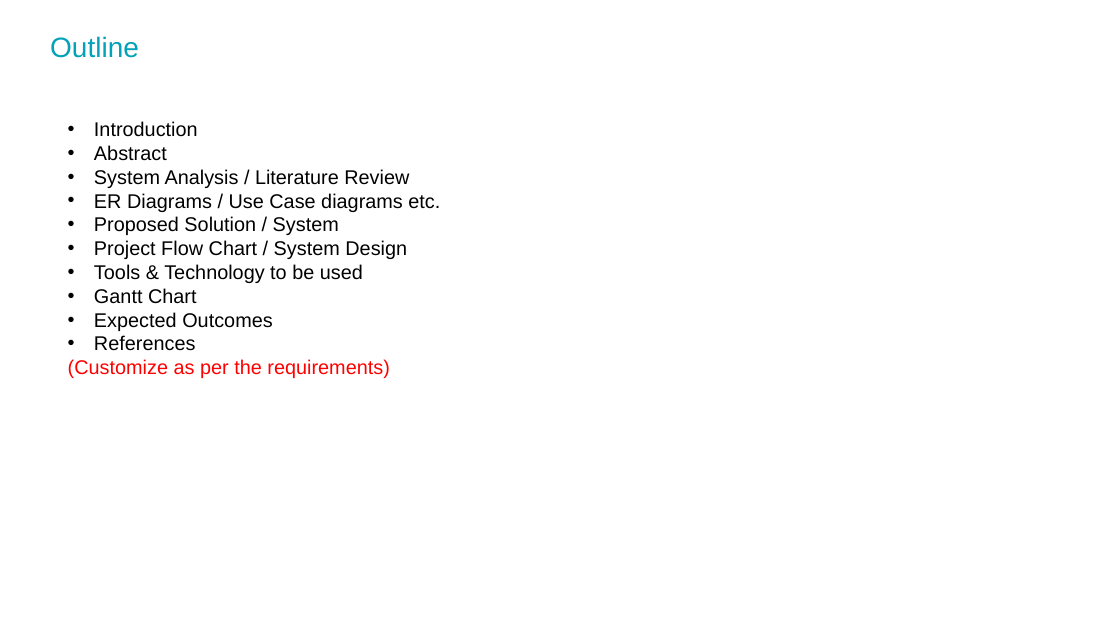
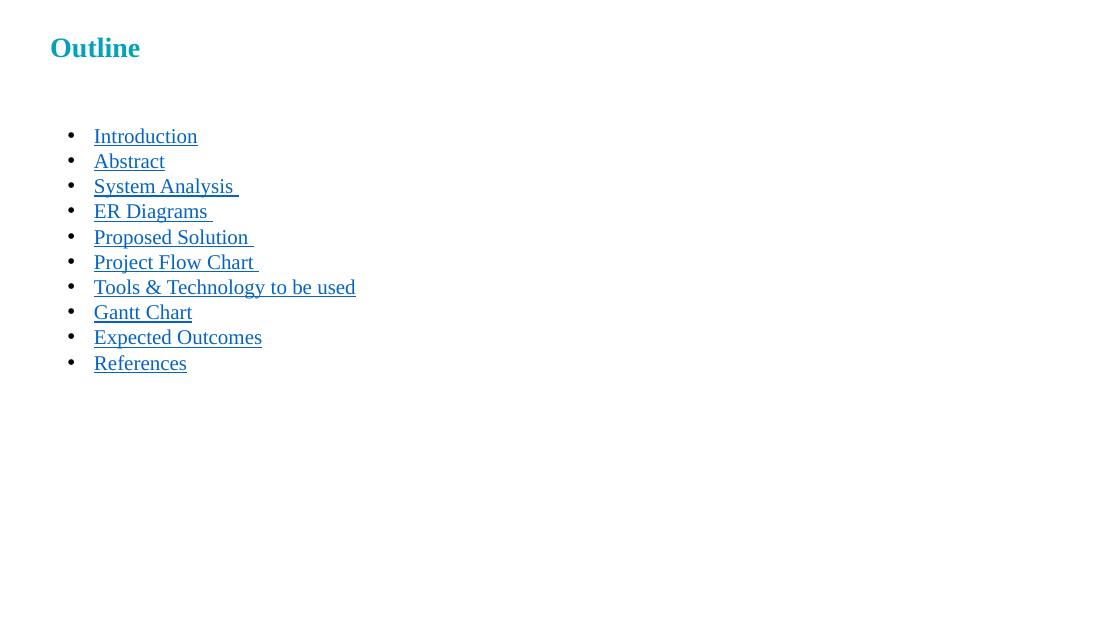
Before and after one commit to mkaria2013/Weather_Forecast_App, a slide deck: slide 3 of Project Documation/PPT Format.pptx. Drawn at 1120x630 pixels with LibreOffice and Linux fonts; fonts in the diff are those of the drawing; background and template pictures are left out. Boxes give left, top, right and bottom in pixels: in the first picture for what was removed or moved away, otherwise in the second. Text is boxed around its words. In the diff, an @@ line names an element or a change of style, - is before the commit and + after.

```diff
--- a/Project Documation/PPT Format.pptx
+++ b/Project Documation/PPT Format.pptx
@@ title "Outline" at bbox=[50, 37, 140, 58]: font Arial to Times New Roman, bold on @@
@@ text at bbox=[94, 128, 355, 373]: size 17 to 18 pt, font Arial to Times New Roman, text colour #000000 to #0563C1, underline on in "Introduction", "Abstract", "Tools & Technology to be used", "Gantt Chart" and 2 more places; indent changed @@
@@ text at bbox=[94, 178, 254, 274]: text changed; size 17 to 18 pt; font Arial to Times New Roman; text colour #000000 to #0563C1 @@
-• System Analysis / Literature Review
-• ER Diagrams / Use Case diagrams etc.
-• Proposed Solution / System
-• Project Flow Chart / System Design
+• System Analysis
+• ER Diagrams
+• Proposed Solution
+• Project Flow Chart
@@ text at bbox=[68, 359, 389, 378]: paragraph removed @@
-(Customize as per the requirements)
```
Also in this commit, not shown: 17 slides added, 3 slides removed.
